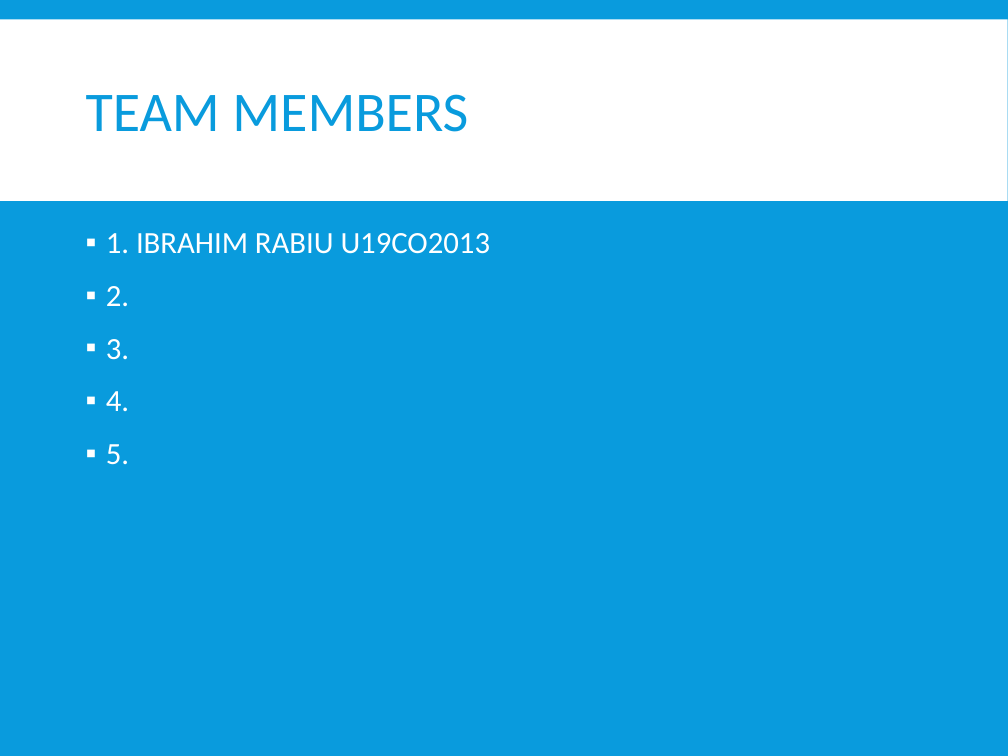
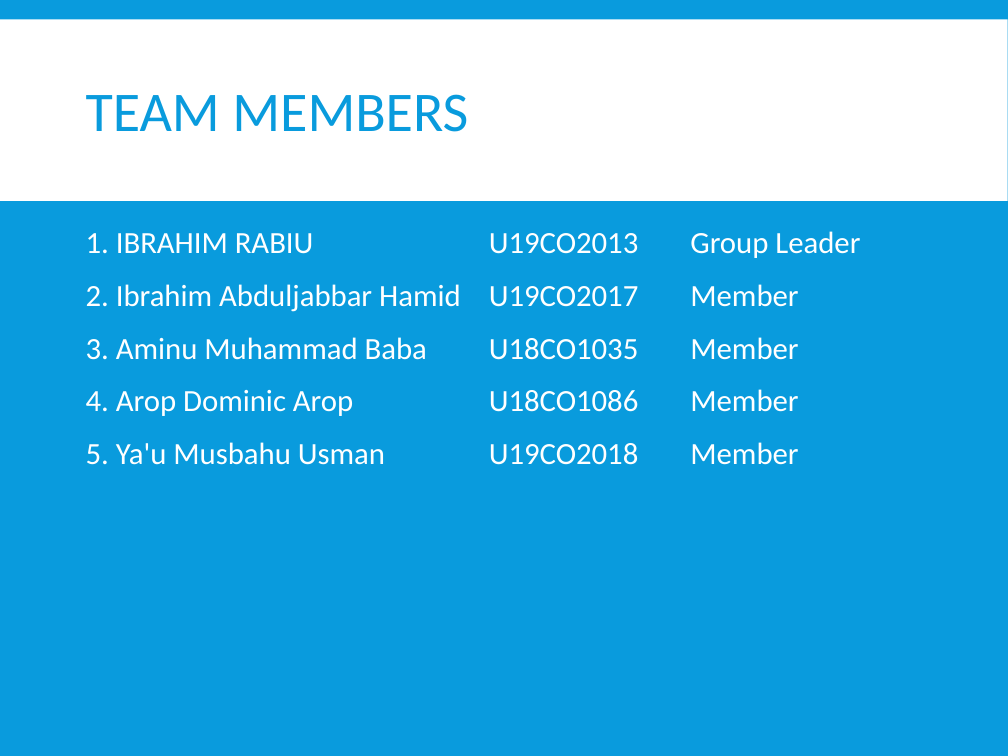
Before and after one commit to Alhibb/COEN541-_Natural_Language_Processing, a slide deck: slide 2 of NLP.pptx. Drawn at 1008x756 pixels with LibreOffice and Linux fonts; fonts in the diff are those of the drawing. Boxes give left, top, right and bottom in pixels: in the first picture for what was removed or moved away, otherwise in the second. Text is boxed around its words. In the diff, an @@ line names an element or a change of style, - is before the commit and + after.

```diff
--- a/NLP.pptx
+++ b/NLP.pptx
@@ text at [86, 231, 860, 465]: text changed @@
-▪ 1. IBRAHIM RABIU U19CO2013
-▪ 2.
-▪ 3.
-▪ 4.
-▪ 5.
+1. IBRAHIM RABIU U19CO2013 Group Leader
+2. Ibrahim Abduljabbar Hamid U19CO2017 Member
+3. Aminu Muhammad Baba U18CO1035 Member
+4. Arop Dominic Arop U18CO1086 Member
+5. Ya'u Musbahu Usman U19CO2018 Member
```
Also in this commit, not shown: 3 other files.
